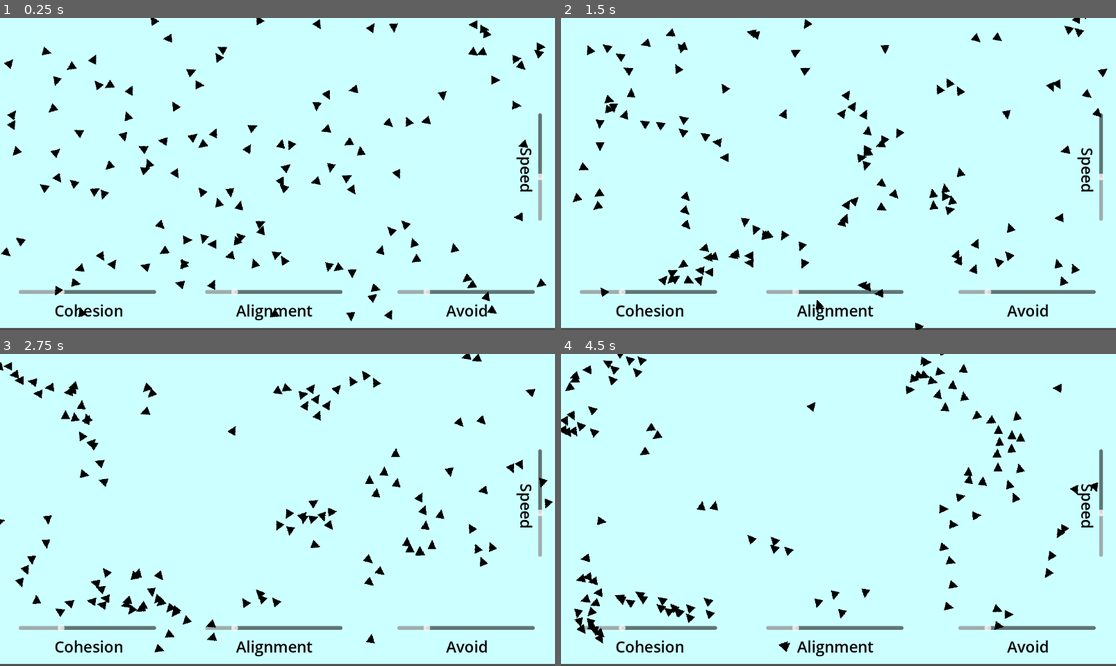
Above: before the commit, frames 1-4 (two rows, left to right).
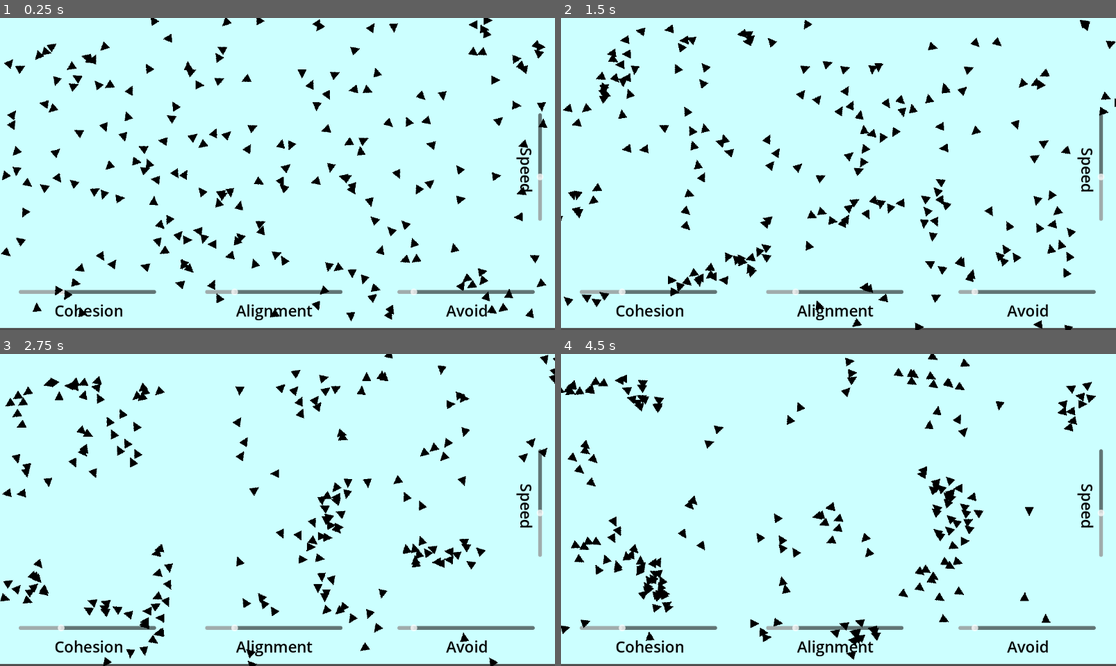
Above: after the commit, the same moments.

Repository: are-dynamic-2025-g6/boids
Game: Godot game, scene res://Scenes/main.tscn
The game is run twice, just before and just after one commit, with the same random seed, the same clock (stepped at 60 frames per second) and the same inputs.
Inputs:
- Up to frame 1 (0.25 s): no input
- Up to frame 2 (1.5 s): tap Enter (ui_accept) at 0.5, 0.77 s
- Up to frame 3 (2.75 s): tap Enter (ui_accept) at 1.52 s
- Up to frame 4 (4.5 s): tap Enter (ui_accept) at 3.02, 3.77 s

The runs differ from the first frame. In frame 1, 2.0% of the frame differs, in the area x 0-99%, y 0-97%; in frame 2, 6.8%; in frame 3, 7.1%; in frame 4, 7.2%, in the area x 0-97%, y 0-98%.

Commit message:
Changement de la fonction d'analyse

Diff:
--- a/Scenes/main.tscn
+++ b/Scenes/main.tscn
@@ -57,7 +57,7 @@
 offset_right = 1110.0
 offset_bottom = 591.0
 max_value = 150.0
-value = 30.0
+value = 15.0
 
 [node name="avoid2" type="Label" parent="."]
 offset_left = 838.0
@@ -91,6 +91,7 @@
 horizontal_alignment = 1
 
 [node name="Annalyse" type="Timer" parent="."]
+wait_time = 5.0
 
 [connection signal="timeout" from="refresh_rate" to="." method="_on_timer_timeout"]
 [connection signal="value_changed" from="coherence" to="." method="val_change" binds= ["coherence"]]
--- a/Scripts/main.gd
+++ b/Scripts/main.gd
@@ -10,7 +10,7 @@
 var L=[]
 var k=true
 const p=10
-const NB_OIZO = 125
+const NB_OIZO = 200
 
 func _ready() -> void:
 	#gere les doublons au spawn
Not shown, changed: Annalyse-boids/python.py
